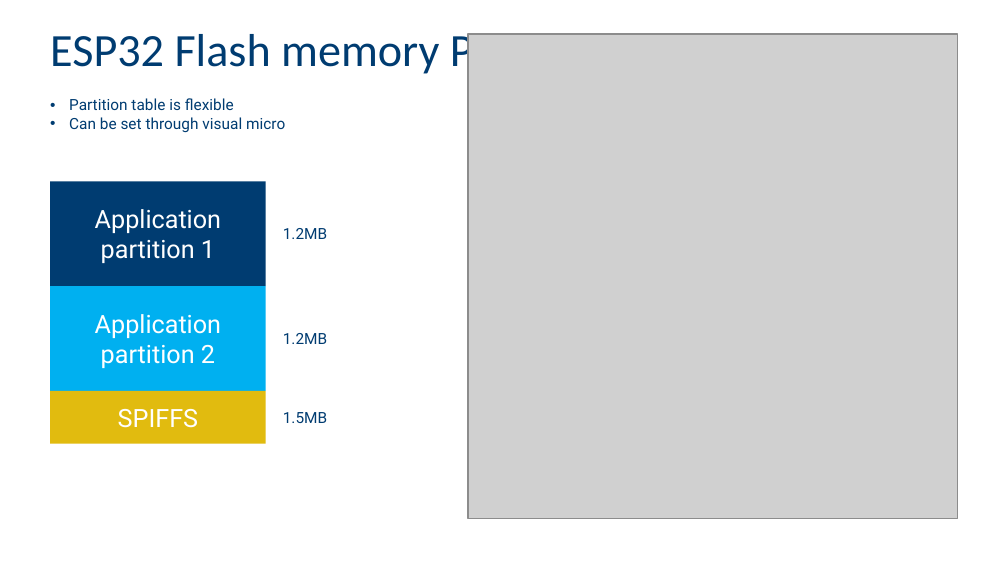
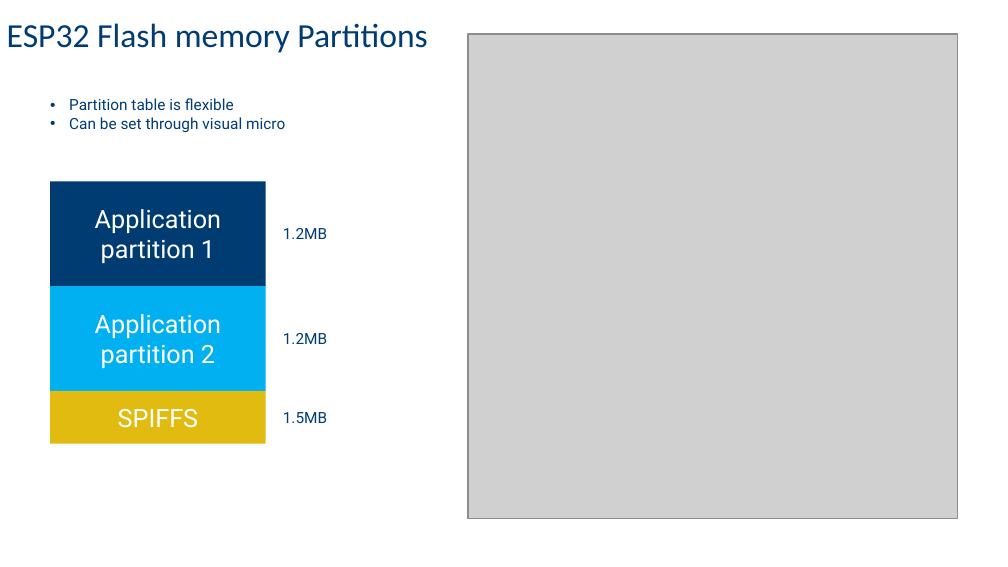
Before and after one commit to giltal/ESP32_Course, a slide deck: slide 27 of Collaterals/IntelMakersESP32course - class 2.pptx. Drawn at 1008x567 pixels with LibreOffice and Linux fonts; fonts in the diff are those of the drawing; grey boxes stand for pictures; background and template pictures are left out. Boxes give left, top, right and bottom in pixels: in the first picture for what was removed or moved away, otherwise in the second. Text is boxed around its words. In the diff, an @@ line names an element or a change of style, - is before the commit and + after.

```diff
--- a/Collaterals/IntelMakersESP32course - class 2.pptx
+++ b/Collaterals/IntelMakersESP32course - class 2.pptx
@@ title "ESP32 Flash memory Partitions": place and size @@
-title "ESP32 Flash memory Partitions" at <box>50,28,629,78</box>
+title "ESP32 Flash memory Partitions" at <box>7,23,427,53</box>
@@ title "ESP32 Flash memory Partitions" at <box>7,23,427,53</box>: size 33 to 24 pt @@
```
Also in this commit, not shown: 3 other slides changed, 11 other files.
